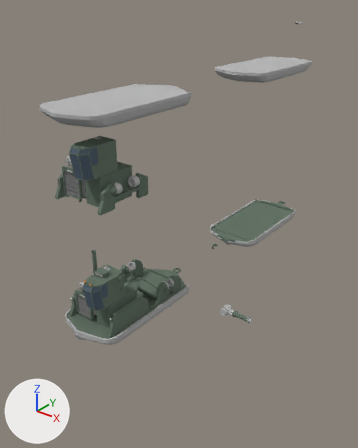
The Blender file Openhypt/OpenhyptProject/Assets/Vehicles/Rodwick F800/Rodwick F800.blend, before and after one commit.
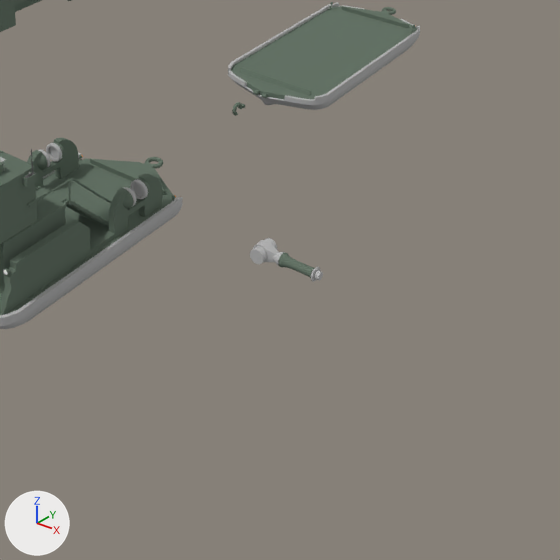
Old and new are each drawn whole from a camera (50 mm lens) standing at (34.2, -33.0, 33.5) and looking at (2.6, 6.5, 9.0) and again close up on the part from 30% to 100% of the width and 44% to 100% of the height. Every picture has the same lights, and +X, +Y and +Z are marked at lower left.

The older version as bpy lines, for what is in view:
```python
me_cube_001 = bpy.data.meshes.new('Cube.001')
me_cube_001.from_pydata(...)  # 192 vertices, 162 faces; spans x -0.47..0.49, y -2.93..2.93, z -2.93..2.93
me_cube_001.materials.append(mat_sandcruiser4hull)  # its picture is missing
me_cube_003 = bpy.data.meshes.new('Cube.003')
me_cube_003.from_pydata(...)  # 2340 vertices, 2226 faces; spans x -0.78..0.8, y -3.24..3.24, z -3.24..3.24
me_cube_003.polygons.foreach_set('use_smooth', [True] * 2226)
# faces by material slot: [464, 1154, 608]
me_cube_003.materials.append(mat_sandcruiser4hull)  # its picture is missing
me_cube_003.materials.append(mat_sandcruiser4paint)  # its picture is missing
me_cube_003.materials.append(mat_sandcruiser4plastic)  # its picture is missing
me_cube_005 = bpy.data.meshes.new('Cube.005')
me_cube_005.from_pydata(...)  # 614 vertices, 534 faces; spans x 0.0..3.7, y -8.4..9.4, z -1.0..1.3
me_cube_005.polygons.foreach_set('use_smooth', [True] * 534)
# faces by material slot: [105, 388, 41]
me_cube_005.materials.append(mat_sandcruiser4hull)  # its picture is missing
me_cube_005.materials.append(mat_sandcruiser4paint)  # its picture is missing
me_cube_005.materials.append(mat_sandcruiser4notlight)  # its picture is missing
ob_sandcruiser4trailer = bpy.data.objects.new('Sandcruiser4Trailer', me_cube_005)
ob_sandcruiser4trailer.location = (0.0, 28.29, 0.0)
_m = ob_sandcruiser4trailer.modifiers.new('Mirror', 'MIRROR')
_m.use_clip = True
ob_sandcruiser4wheel = bpy.data.objects.new('Sandcruiser4Wheel', me_cube_003)
ob_sandcruiser4wheel.location = (22.01, -2.14, 2.48)
ob_sandcruiser4wheel.hide_viewport = True
ob_sandcruiser4wheelcol = bpy.data.objects.new('Sandcruiser4WheelCol', me_cube_001)
ob_sandcruiser4wheelcol.location = (16.79, -2.14, 9.72)
ob_sandcruiser4wheelcol.hide_viewport = True
# also in view: 'Sandcruiser4' at (0.0, 1.1, 3.6); 'Sandcruiser4Axel' at (12.3, 3.9, 2.5)
```
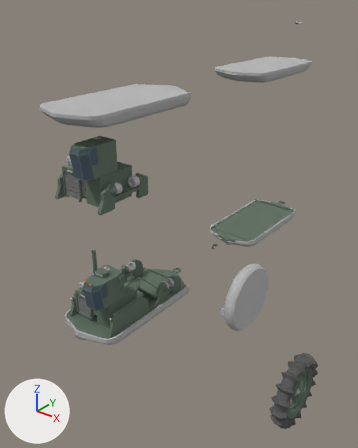
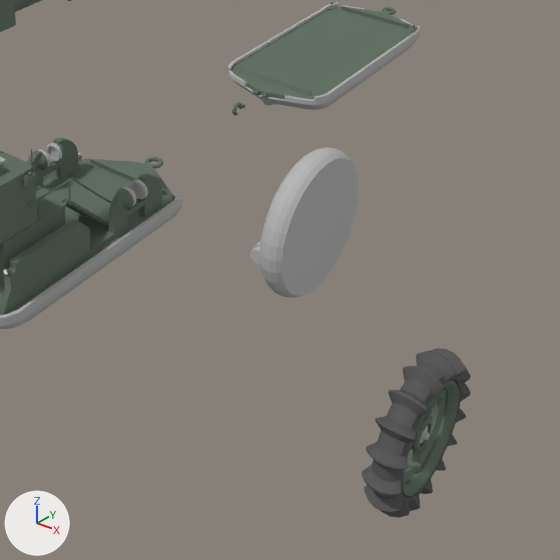
Where the change shows, as pixel boxes (x1, y1, x2, y2) in the close-ups (560 x 560 px):
'Sandcruiser4Wheel', shown: after (362, 348, 471, 518)
'Sandcruiser4WheelCol', shown: after (260, 147, 358, 298)

Diff of the bpy script that builds the scene:
```diff
--- a/Openhypt/OpenhyptProject/Assets/Vehicles/Rodwick F800/Rodwick F800.blend.py
+++ b/Openhypt/OpenhyptProject/Assets/Vehicles/Rodwick F800/Rodwick F800.blend.py
@@ ob_sandcruiser4wheelcol @@
 ob_sandcruiser4wheelcol.location = (16.79, -2.14, 9.72)
-ob_sandcruiser4wheelcol.hide_viewport = True
@@ ob_sandcruiser4wheel @@
 ob_sandcruiser4wheel.location = (22.01, -2.14, 2.48)
-ob_sandcruiser4wheel.hide_viewport = True
```
